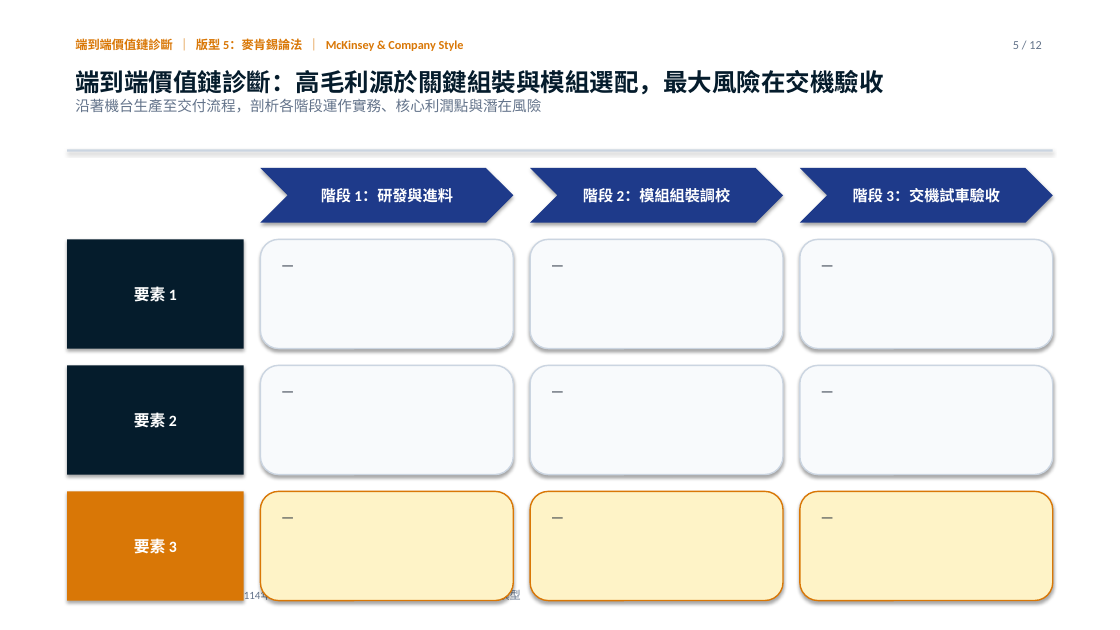
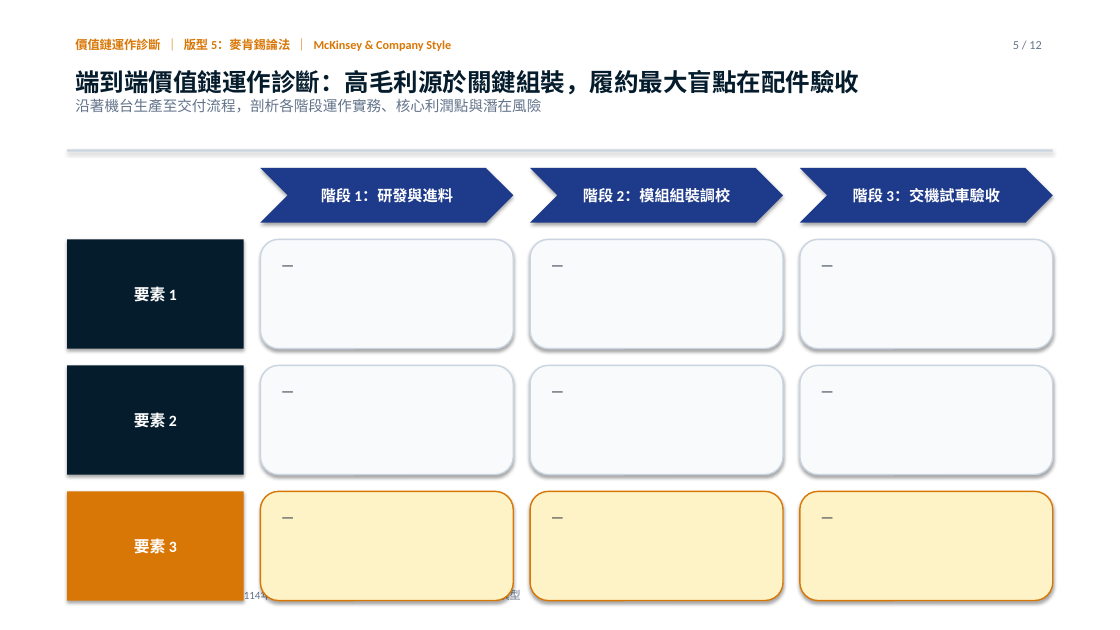
Before and after one commit to davidyeh51/bd-intel-portal, a slide deck: slide 5 of sansing_consulting_deck.pptx. Drawn at 1120x630 pixels with LibreOffice and Linux fonts; fonts in the diff are those of the drawing. Boxes give left, top, right and bottom in pixels: in the first picture for what was removed or moved away, otherwise in the second. Text is boxed around its words. In the diff, an @@ line names an element or a change of style, - is before the commit and + after.

```diff
--- a/sansing_consulting_deck.pptx
+++ b/sansing_consulting_deck.pptx
@@ text at (75,37,451,54): text changed @@
-端到端價值鏈診斷 ｜ 版型 5：麥肯錫論法 ｜ McKinsey & Company Style
+價值鏈運作診斷 ｜ 版型 5：麥肯錫論法 ｜ McKinsey & Company Style
@@ text at (75,70,859,94): text changed @@
-端到端價值鏈診斷：高毛利源於關鍵組裝與模組選配，最大風險在交機驗收
+端到端價值鏈運作診斷：高毛利源於關鍵組裝，履約最大盲點在配件驗收
```
Also in this commit, not shown: 10 other slides changed, 1 slide added, 1 slide removed, 3 other files.
